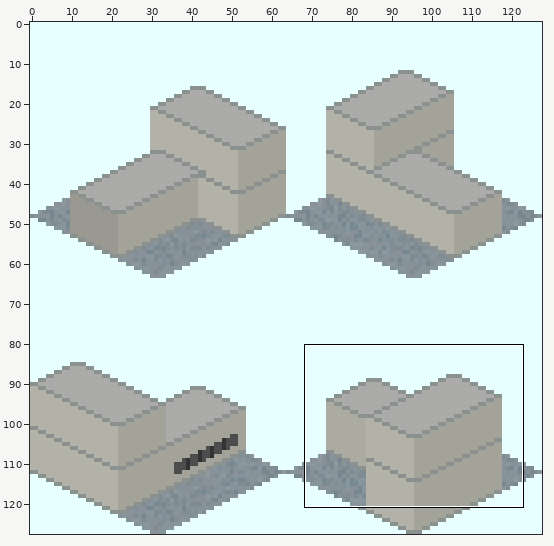
Sprite sheet, stored at source/png/Subway_Station_Gateway_Single_S-EV2.png. The first picture is a wide view before the edit; the outline marks the close-up.
Close-up. Before the edit:
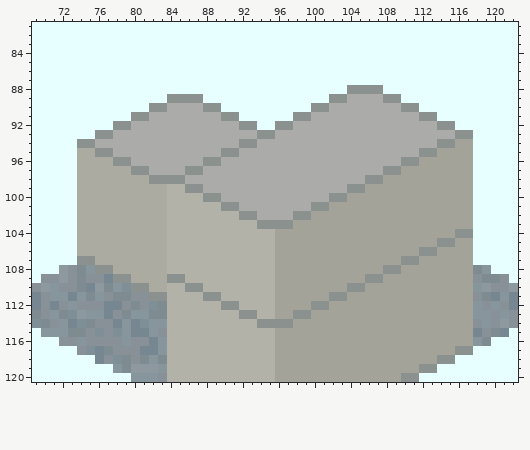
The file is 128x128 pixels. Colours within 5 levels of each other are drawn and written as one. Shown: x 69..122, y 81..120.
New version:
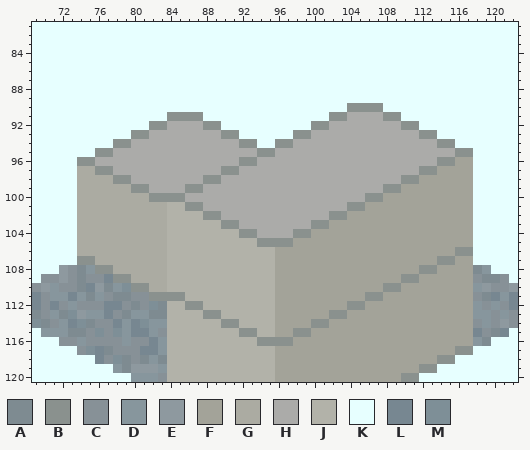
Palette (. is transparent): A #7e8b91  B #8a918e  C #879197  D #87969d  E #8e999f  F #a3a399  G #ababa2  H #ababa9  J #b2b2a9  K #e7ffff  L #778791  M #7e8f97
Changes in this commit:
Changed rows in their new state; - is an unchanged pixel.
first column x 74:
 88 ------------------------------KKKK----------
 89 ----------KKKK--------------KKKKKKKK--------
 90 --------KKKKKKKK----------KKKKBBBBKKKK------
 91 ------KKKKBBBBKKKK------KKKKBB----BBKKKK----
 92 ----KKKKBB----BBKKKK--KKKKBB--------BBKKKK--
 93 --KKKKBB--------BBKKKKKKBB------------BBKKKK
 94 KKKKBB--------------KKBB------------------KK
 95 KK--------------HH--BB----------------HHHHBB
 96 BBHHHH--------HH--BB----------------HHHHBB--
 97 --BBHHHH----HH--BB----------------HHHHBB----
 98 ----BBHHHHHH--BB----------------HHHHBB------
 99 ------BBHHHH------------------HHHHBB--------
100 --------BBBBHHHH------------HHHHBB----------
101 ------------BBHHHH--------HHHHBB------------
102 --------------BBHHHH----HHHHBB--------------
103 ----------------BBHHHHHHHHBB----------------
104 ------------------BBHHHHBB----------------FF
105 --------------------BBBB----------------FF--
106 --------------------------------------FF--BB
107 ------------------------------------FF--BB--
108 ----------------------------------FF--BB----
109 ----------JJ--------------------FF--BB------
110 ------------JJ----------------FF--BB--------
111 ----------BB--JJ------------FF--BB----------
112 ------------BB--JJ--------FF--BB------------
113 --------------BB--JJ----FF--BB--------------
114 ----------------BB--JJFF--BB----------------
115 ------------------BB----BB------------------
116 --------------------BBBB--------------------
Changed places in both close-ups, as pixel boxes (x1, y1, x2, y2):
changed: (77, 85, 473, 346)
